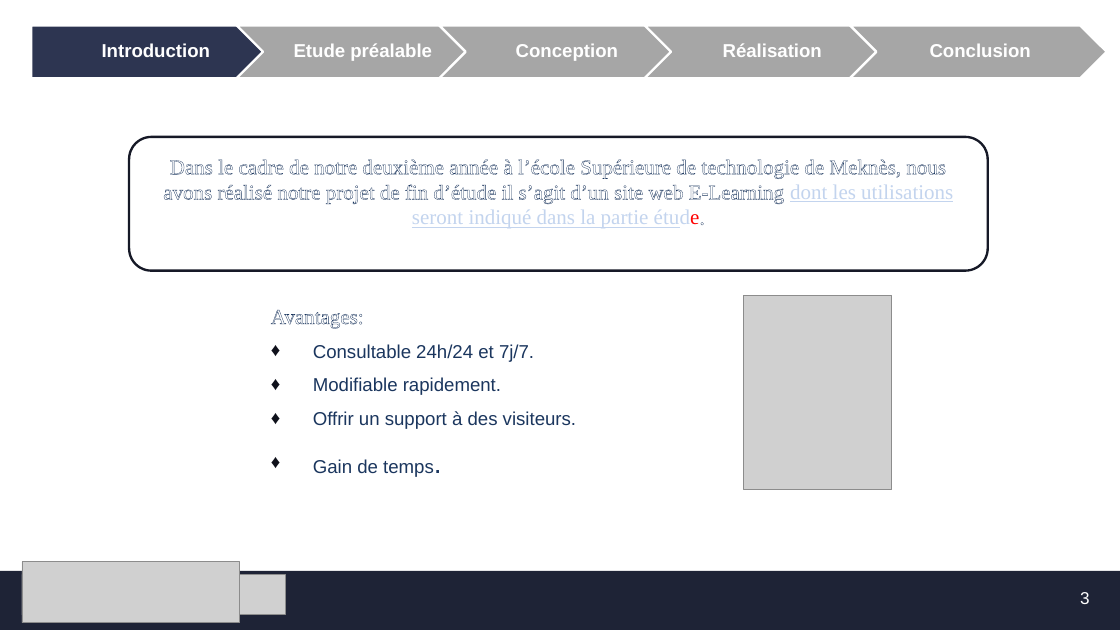
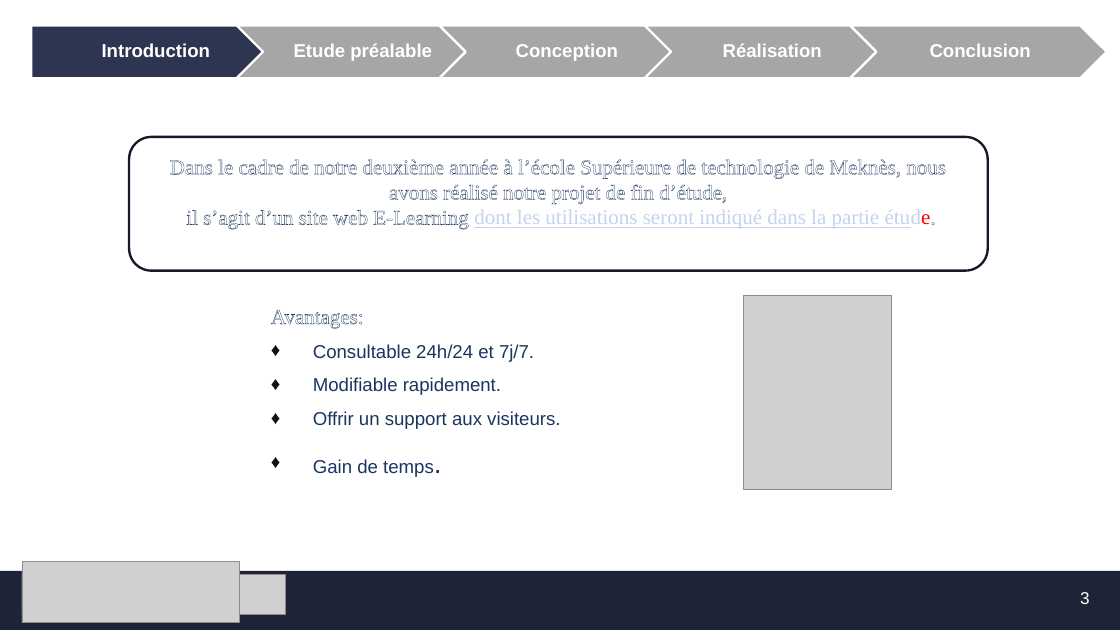
Before and after one commit to MF-13/E-Learning_Platforme, a slide deck: slide 3 of Présentation_PFE1.pptx. Drawn at 1120x630 pixels with LibreOffice and Linux fonts; fonts in the diff are those of the drawing; grey boxes stand for pictures; background and template pictures are left out. Boxes give left, top, right and bottom in pixels: in the first picture for what was removed or moved away, otherwise in the second. Text is boxed around its words. In the diff, an @@ line names an element or a change of style, - is before the commit and + after.

Commit message:
presentation

```diff
--- a/Présentation_PFE1.pptx
+++ b/Présentation_PFE1.pptx
@@ text in rounded rectangle at (170, 159, 946, 229): text changed @@
-Dans le cadre de notre deuxième année à l’école Supérieure de technologie de Meknès, nous avons réalisé notre projet de fin d’étude il s’agit d’un site web E-Learning dont les utilisations seront indiqué dans la partie étude.
+Dans le cadre de notre deuxième année à l’école Supérieure de technologie de Meknès, nous avons réalisé notre projet de fin d’étude,
+il s’agit d’un site web E-Learning dont les utilisations seront indiqué dans la partie étude.
@@ text at (313, 411, 560, 429): text changed @@
-♦ Offrir un support à des visiteurs.
+♦ Offrir un support aux visiteurs.
```
